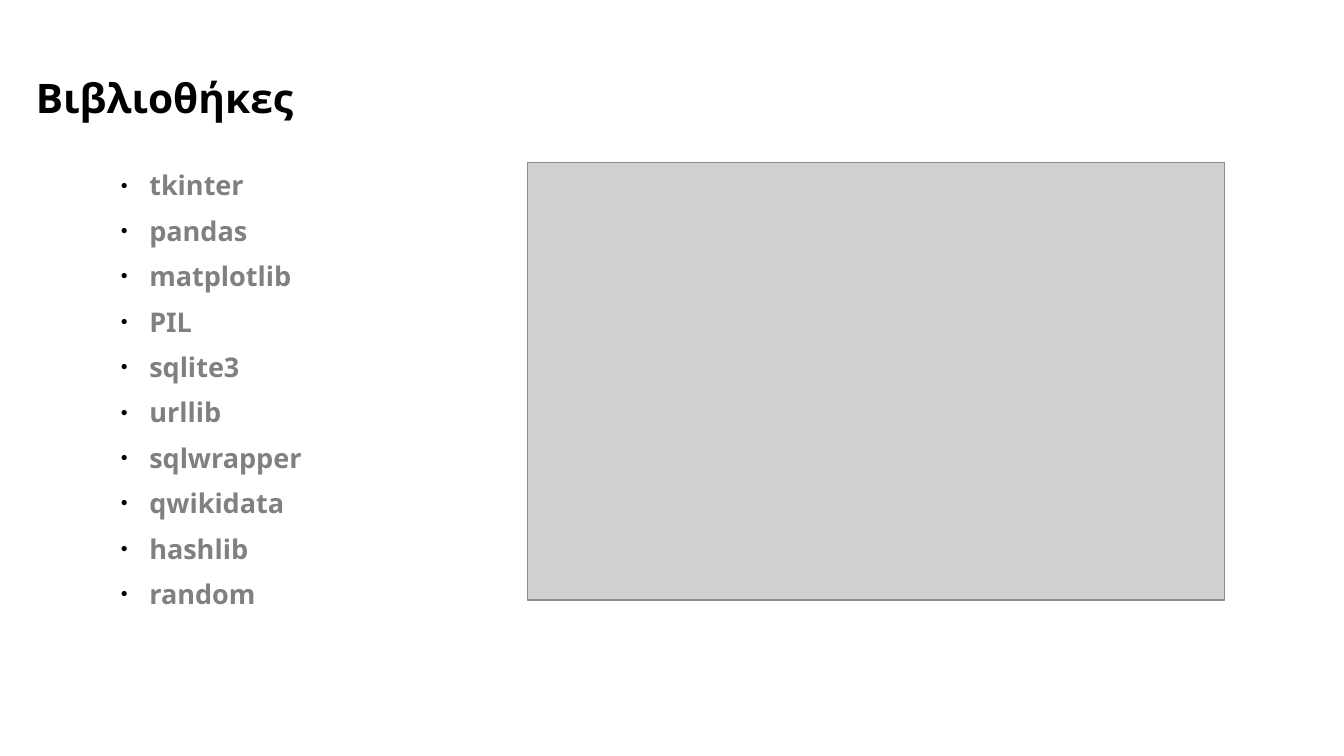
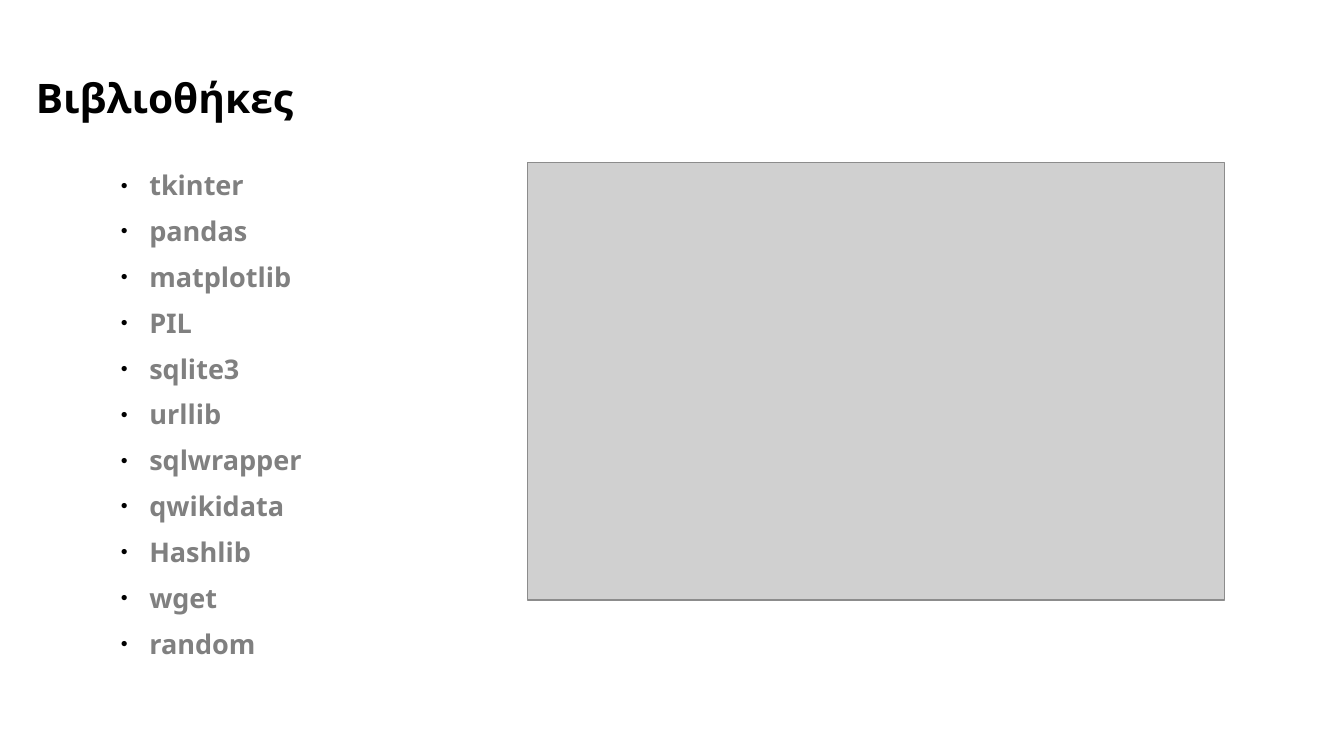
Before and after one commit to aris-sk/moma_final_project_eap, a slide deck: slide 3 of docs/slides.ppt. Drawn at 1344x756 pixels with LibreOffice and Linux fonts; fonts in the diff are those of the drawing; grey boxes stand for pictures. Boxes give left, top, right and bottom in pixels: in the first picture for what was removed or moved away, otherwise in the second. Text is boxed around its words. In the diff, an @@ line names an element or a change of style, - is before the commit and + after.

```diff
--- a/docs/slides.ppt
+++ b/docs/slides.ppt
@@ text at bbox=[149, 541, 251, 615]: text changed @@
-● hashlib
+● Hashlib
+● wget
```
Also in this commit, not shown: 1 other slide changed, 3 other files.
